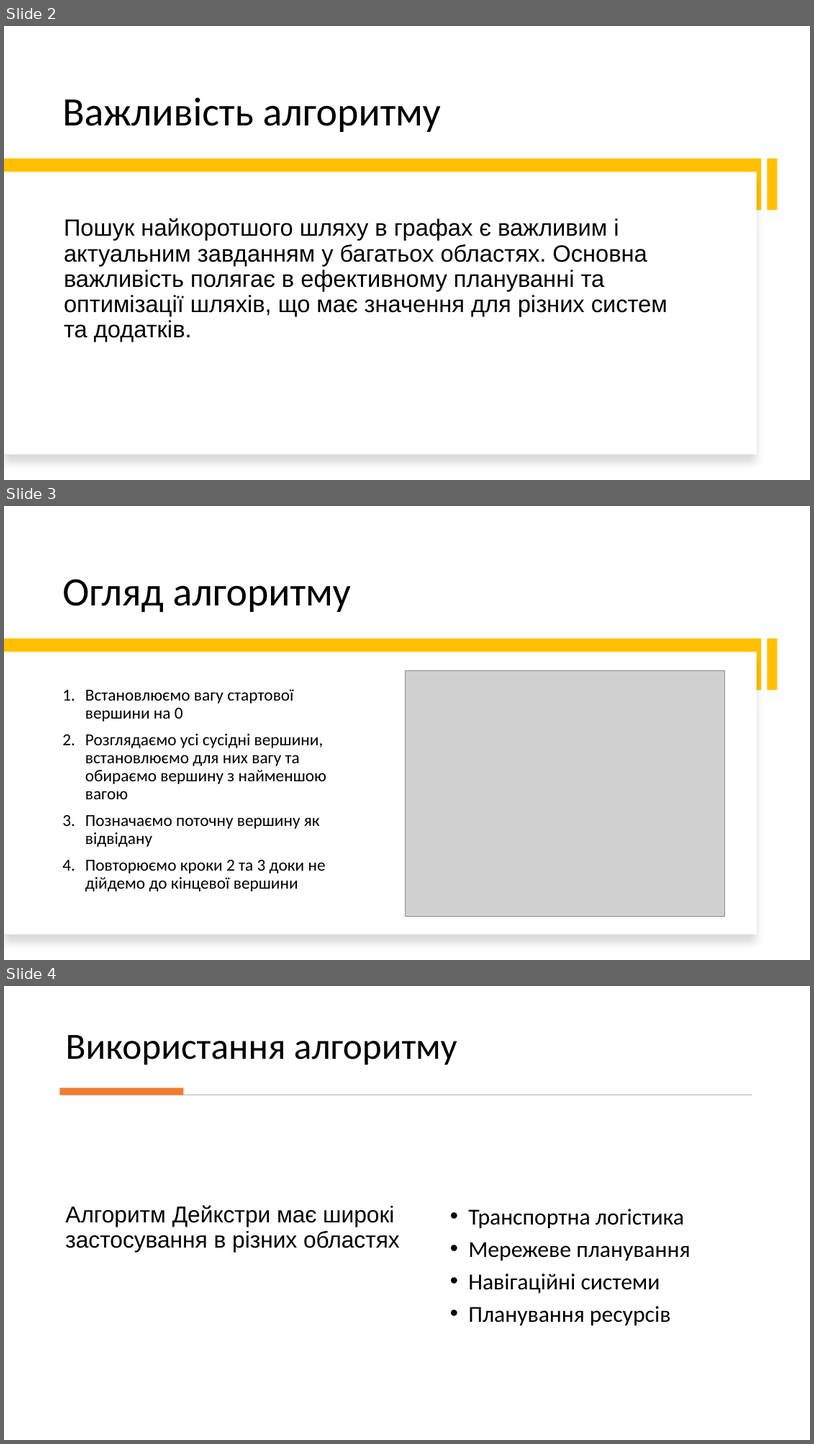
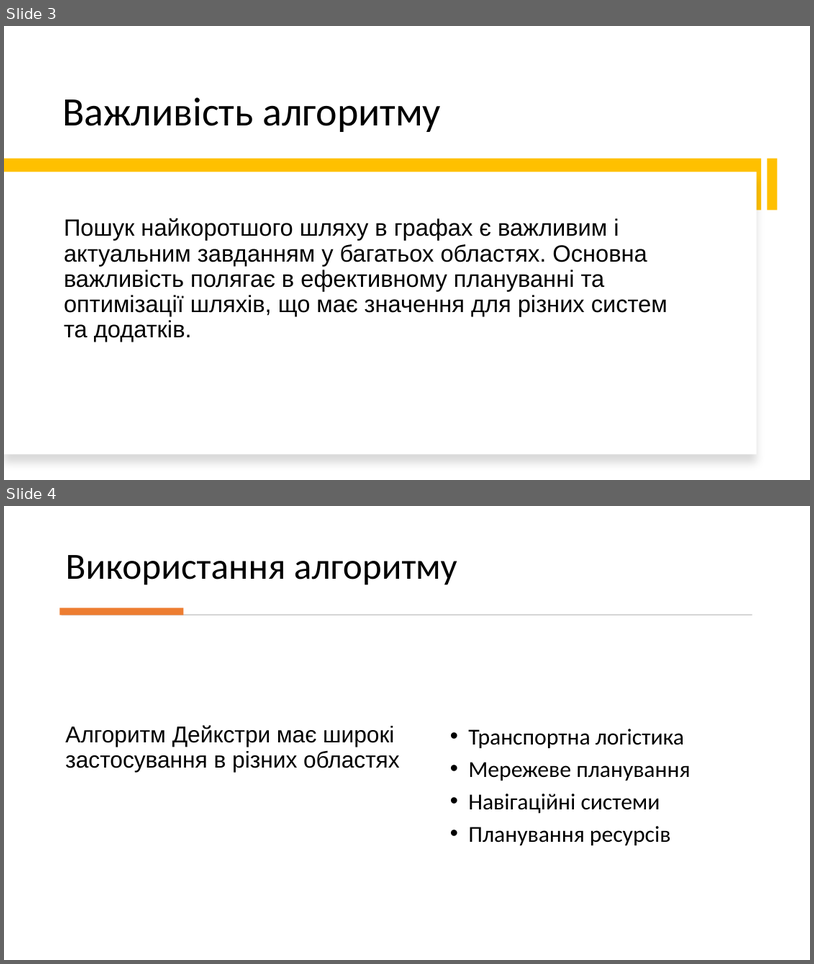
Before and after one commit to XonisNick/DijkstraAlgorythm, a slide deck: presentation.pptx. Shown one above the other, each under a label of ours: slides 2, 3 and 4 before the commit, slides 3 and 4 after it. The pictures are 814x1444 and 814x964 pixels, drawn with LibreOffice and Linux fonts; fonts in the diff are those of the drawing; grey boxes stand for pictures. Boxes give left, top, right and bottom in pixels: in the first picture for what was removed or moved away, otherwise in the second. Text is boxed around its words. In the diff, an @@ line names an element or a change of style, - is before the commit and + after.

```diff
--- a/presentation.pptx
+++ b/presentation.pptx
@@ slide 3 removed at box(4, 506, 810, 960), background #FFFFFF @@
@@ title removed at box(62, 579, 351, 613) @@
-Огляд алгоритму
@@ rectangle removed at box(4, 638, 762, 690) @@
@@ rectangle removed at box(4, 651, 757, 934) @@
@@ rectangle removed at box(767, 638, 778, 690) @@
@@ picture removed at box(406, 671, 725, 916) @@
@@ text removed at box(85, 689, 327, 891) @@
-1. Встановлюємо вагу стартової вершини на 0
-2. Розглядаємо усі сусідні вершини, встановлюємо для них вагу та обираємо вершину з найменшою вагою
-3. Позначаємо поточну вершину як відвідану
-4. Повторюємо кроки 2 та 3 доки не дійдемо до кінцевої вершини
@@ what was slide 2 is now slide 3 @@
```
Also in this commit, not shown: 2 slides changed, 1 slide added, 1 other file.
